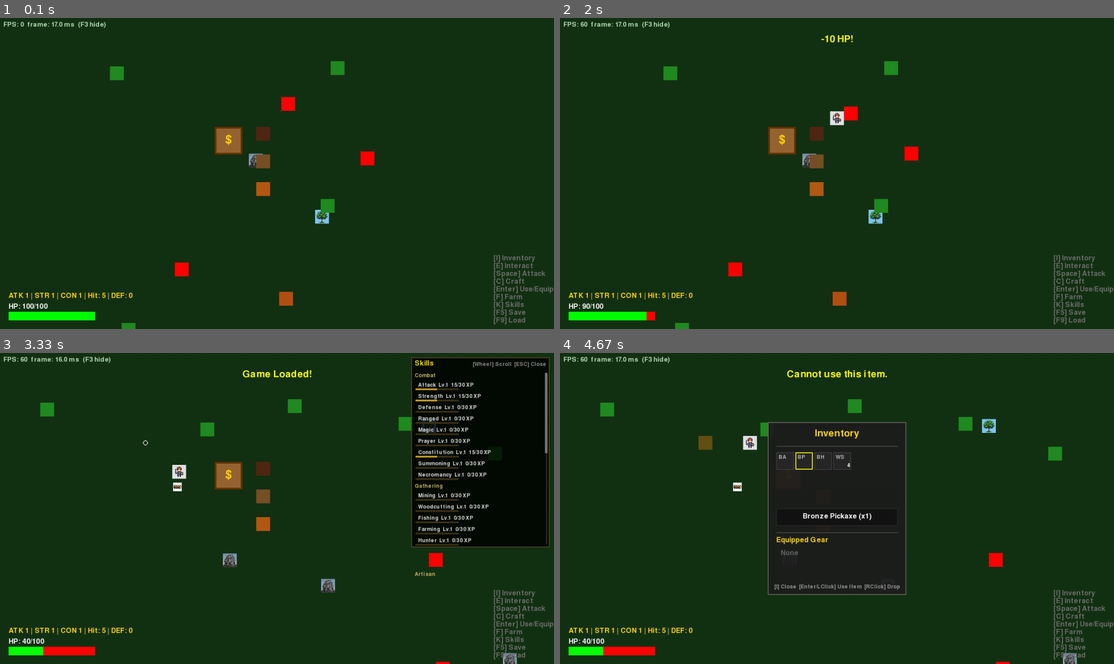
Above: before the commit, frames 1-4 (two rows, left to right).
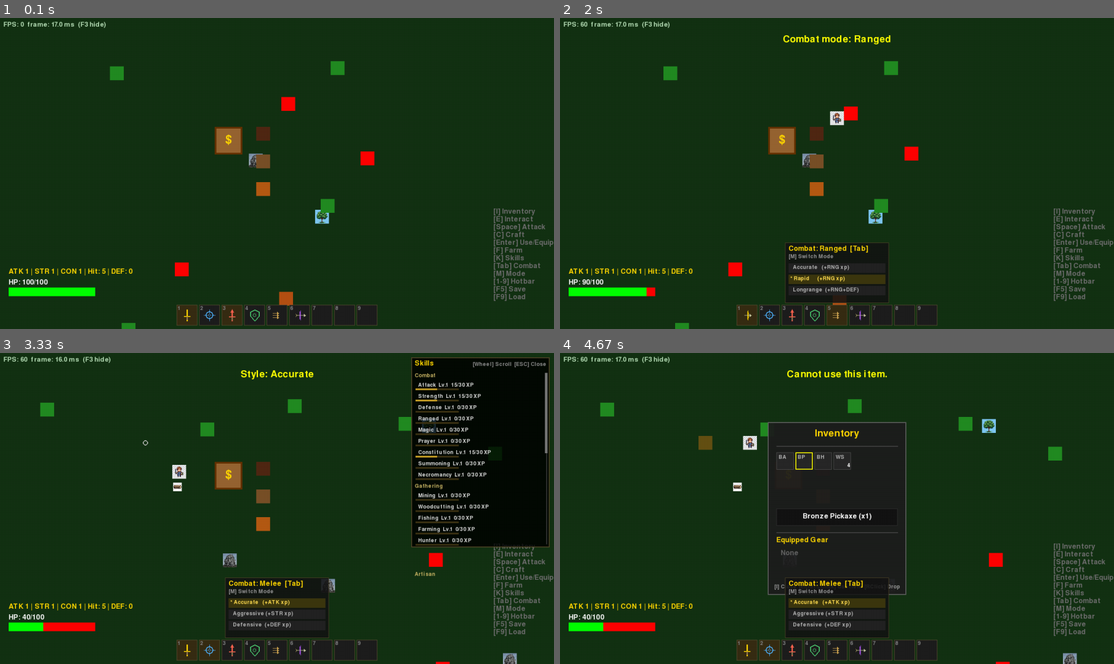
Above: after the commit, the same moments.

Repository: jacobziemba-dev/my-pygame-rpg
Game: pygame game, started from main.py
The game is run twice, just before and just after one commit, with the same random seed, the same clock (stepped at 60 frames per second) and the same inputs.
Inputs (mouse positions are in pixels of both pictures, inside the frame that each line leads up to):
- Up to frame 1 (0.1 s): no input
- Up to frame 2 (2 s): hold Right 0.33-0.8 s; move the mouse to (814, 185) at 0.37 s; hold Up 0.83-1.13 s; move the mouse to (837, 195) at 0.87 s; tap 2 at 0.98 s; hold 7 1.17-1.63 s; hold Right 1.17-1.63 s; move the mouse to (892, 241) at 1.2 s; tap 3 at 1.32 s; hold Tab from 1.67 s (still down); hold Right from 1.67 s (still down); move the mouse to (665, 245) at 1.7 s; tap 1 at 1.82 s
- Up to frame 3 (3.33 s): release Tab at 2.13 s; release Right at 2.13 s; hold F9 2.17-2.63 s; hold Right 2.17-2.63 s; move the mouse to (343, 536) at 2.2 s; tap 2 at 2.32 s; click (144, 446) at 2.72 s; tap K at 3 s
- Up to frame 4 (4.67 s): tap Enter at 3.33, 4.5 s; tap F at 3.67 s; hold I 4-4.47 s; hold Right 4-4.47 s; click (759, 443) at 4.08 s; tap 1 at 4.15 s

The runs differ from the first frame. In frame 1, 3.3% of the frame differs, in the area x 1-100%, y 61-100%; in frame 2, 6.2%, in the area x 1-100%, y 5-100%; in frame 3, 6.0%; in frame 4, 5.4%.

Commit message:
feat: implement combat system enhancements with hotbar and style mechanics
- Introduced a hotbar system with 9 slots for quick access to combat styles and items, activated via number keys.
- Added combat mode toggling between melee and ranged, with corresponding style selections for each mode.
- Enhanced experience point (XP) routing based on combat styles, allowing for differentiated XP gains during combat.
- Updated player and game manager logic to support new combat mechanics, including style-specific XP feedback and combat mode switching.

These changes significantly enrich the combat experience, providing players with more strategic options and immediate access to their preferred combat styles.

Diff:
--- a/src/core/game_manager.py
+++ b/src/core/game_manager.py
@@ -345,6 +345,11 @@
                     self.ui.show_message(f"Started processing {output_item}...")
 
     def _handle_main_input(self, event):
+        # Hotbar slots 1–9
+        if event.key in (pygame.K_1, pygame.K_2, pygame.K_3, pygame.K_4,
+                         pygame.K_5, pygame.K_6, pygame.K_7, pygame.K_8, pygame.K_9):
+            self._activate_hotbar_slot(event.key - pygame.K_1)
+            return
         if event.key == pygame.K_e:
             self._interact()
         elif event.key == pygame.K_f:
@@ -375,6 +380,12 @@
                     self.ui.show_message(msg)
                     return
             self.ui.show_message("No usable item in inventory.")
+        elif event.key == pygame.K_TAB:
+            self.ui.show_combat_tab = not self.ui.show_combat_tab
+        elif event.key == pygame.K_m:
+            new_mode = "ranged" if self.player.combat_mode == "melee" else "melee"
+            self.player.set_combat_mode(new_mode)
+            self.ui.show_message(f"Combat mode: {new_mode.capitalize()}")
         elif event.key == pygame.K_F5:
             SaveManager.save_game(self.player, self.resources, self.enemies)
             self.ui.show_message("Game Saved!")
@@ -383,6 +394,23 @@
                 self.ui.show_message("Game Loaded!")
             else:
                 self.ui.show_message("No Save Found.")
+
+    def _activate_hotbar_slot(self, index):
+        """Activate hotbar slot at 0-based index."""
+        slots = self.ui.hotbar_slots
+        if index >= len(slots) or slots[index] is None:
+            return
+        action = slots[index]
+        if action == "toggle_combat":
+            new_mode = "ranged" if self.player.combat_mode == "melee" else "melee"
+            self.player.set_combat_mode(new_mode)
+            self.ui.show_message(f"Combat mode: {new_mode.capitalize()}")
+        elif action in ("accurate", "aggressive", "defensive", "rapid", "longrange"):
+            self.player.set_combat_style(action)
+            self.ui.show_message(f"Style: {action.capitalize()}")
+        else:
+            success, msg = self.player.use_item(action)
+            self.ui.show_message(msg)
 
     def _interact(self):
         # Check for bank
@@ -453,20 +481,23 @@
             self.ui.show_message("Need a hoe.")
 
     def _on_enemy_defeated_xp(self):
-        """+20 Attack, +20 Strength, +20 Constitution per kill."""
+        """+20 Constitution always; +20 to combat style's primary/secondary skill per kill."""
         notes = []
-        for sid in ("attack", "strength", "constitution"):
-            if not self.player.skills.gain_xp(sid, 20):
-                continue
-            if sid == "attack":
-                notes.append("Attack level up!")
-            elif sid == "strength":
+        # Constitution always
+        if self.player.skills.gain_xp("constitution", 20):
+            self.player.max_hp += 10
+            self.player.hp = min(self.player.hp + 10, self.player.max_hp)
+            notes.append("Constitution level up! +10 HP")
+        # Style-routed kill bonus
+        primary, secondary = self.player.get_xp_skill_for_hit()
+        if self.player.skills.gain_xp(primary, 20):
+            if primary == "strength":
                 self.player.base_attack += 2
                 notes.append("Strength level up! +2 ATK")
-            elif sid == "constitution":
-                self.player.max_hp += 10
-                self.player.hp = min(self.player.hp + 10, self.player.max_hp)
-                notes.append("Constitution level up! +10 HP")
+            else:
+                notes.append(f"{primary.capitalize()} level up!")
+        if secondary and self.player.skills.gain_xp(secondary, 10):
+            notes.append(f"{secondary.capitalize()} level up!")
         if notes:
             self.ui.show_message("Enemy defeated! " + " ".join(notes))
         else:
@@ -479,7 +510,10 @@
         for enemy in self.enemies[:]:
             if attack_rect.colliderect(enemy.rect):
                 enemy.hp -= dmg
-                self.player.skills.gain_xp("strength", 5)
+                primary, secondary = self.player.get_xp_skill_for_hit()
+                self.player.skills.gain_xp(primary, 5)
+                if secondary:
+                    self.player.skills.gain_xp(secondary, 2)
                 self.ui.add_hit_splat(dmg, enemy.rect.centerx, enemy.rect.top, self.camera)
                 self.ui.show_message(f"Hit enemy for {dmg}!")
                 if enemy.hp <= 0:
@@ -521,7 +555,7 @@
                     if enemy not in self.enemies:
                         self.player.current_action = None
                         self.player.action_target = None
-                    elif self.player.has_bow():
+                    elif self.player.combat_mode == "ranged":
                         import math
                         dx = enemy.rect.centerx - self.player.rect.centerx
                         dy = enemy.rect.centery - self.player.rect.centery
@@ -546,7 +580,10 @@
                         if attack_rect.colliderect(enemy.rect):
                             dmg = self.player.get_attack()
                             enemy.hp -= dmg
-                            self.player.skills.gain_xp("strength", 5)
+                            primary, secondary = self.player.get_xp_skill_for_hit()
+                            self.player.skills.gain_xp(primary, 5)
+                            if secondary:
+                                self.player.skills.gain_xp(secondary, 2)
                             self.ui.add_hit_splat(dmg, enemy.rect.centerx, enemy.rect.top, self.camera)
                             self.ui.show_message(f"Hit enemy for {dmg}!")
                             if enemy.hp <= 0:
@@ -576,12 +613,15 @@
                 if proj.hit:
                     if proj.target in self.enemies:
                         proj.target.hp -= proj.damage
-                        leveled_up = self.player.skills.gain_xp("ranged", 4)
+                        primary, secondary = self.player.get_xp_skill_for_hit()
+                        leveled_up = self.player.skills.gain_xp(primary, 4)
+                        if secondary:
+                            self.player.skills.gain_xp(secondary, 2)
                         self.ui.add_hit_splat(proj.damage, proj.target.rect.centerx, proj.target.rect.top, self.camera)
                         self.ui.show_message(f"Ranged hit for {proj.damage}!")
                         if leveled_up:
-                            lvl = self.player.skills.ranged.level
-                            self.ui.show_message(f"Ranged level up! Now level {lvl}")
+                            lvl = getattr(self.player.skills, primary).level
+                            self.ui.show_message(f"{primary.capitalize()} level up! Now level {lvl}")
                         if proj.target.hp <= 0:
                             self.enemies.remove(proj.target)
                             self.resources.append(ResourceItem(proj.target.rect.x, proj.target.rect.y, "wood"))
--- a/src/entities/player.py
+++ b/src/entities/player.py
@@ -22,6 +22,8 @@
         self.base_attack = 5
         self.base_defense = 0
         self.equipped_items = []
+        self.combat_mode  = "melee"       # "melee" | "ranged"
+        self.combat_style = "aggressive"  # melee: accurate/aggressive/defensive | ranged: accurate/rapid/longrange
 
         self.current_action = None
         self.action_target = None
@@ -283,6 +285,34 @@
     def has_bow(self):
         return "shortbow" in self.equipped_items
 
+    def set_combat_mode(self, mode):
+        if mode == "melee":
+            self.combat_mode, self.combat_style = "melee", "aggressive"
+        elif mode == "ranged":
+            self.combat_mode, self.combat_style = "ranged", "rapid"
+
+    def set_combat_style(self, style):
+        melee_styles  = {"accurate", "aggressive", "defensive"}
+        ranged_styles = {"accurate", "rapid", "longrange"}
+        valid = melee_styles if self.combat_mode == "melee" else ranged_styles
+        if style in valid:
+            self.combat_style = style
+
+    def get_xp_skill_for_hit(self):
+        """Returns (primary_skill, secondary_skill_or_None) based on current mode+style."""
+        if self.combat_mode == "melee":
+            return {
+                "accurate":   ("attack",   None),
+                "aggressive": ("strength", None),
+                "defensive":  ("defense",  None),
+            }.get(self.combat_style, ("strength", None))
+        else:
+            return {
+                "accurate":  ("ranged", None),
+                "rapid":     ("ranged", None),
+                "longrange": ("ranged", "defense"),
+            }.get(self.combat_style, ("ranged", None))
+
     def use_item(self, item_name):
         if self.inventory.items.get(item_name, 0) > 0:
             if item_name == "bread":
--- a/src/systems/save_manager.py
+++ b/src/systems/save_manager.py
@@ -21,6 +21,8 @@
                 "base_attack": getattr(player, 'base_attack', 5),
                 "base_defense": getattr(player, 'base_defense', 0),
                 "equipped_items": getattr(player, 'equipped_items', []),
+                "combat_mode":   getattr(player, 'combat_mode',  "melee"),
+                "combat_style":  getattr(player, 'combat_style', "aggressive"),
                 "inventory": player.inventory.items,
                 "bank_inventory": player.bank_inventory.items,
                 "skills": player.skills.to_dict()
@@ -65,6 +67,9 @@
                 } for s in gm.stations
             ]
 
+        if gm and hasattr(gm, 'ui'):
+            data["hotbar"] = gm.ui.hotbar_slots
+
         with open(SAVE_FILE, "w") as f:
             json.dump(data, f)
 
@@ -85,6 +90,8 @@
         player.base_attack = p_data.get("base_attack", 5)
         player.base_defense = p_data.get("base_defense", 0)
         player.equipped_items = p_data.get("equipped_items", [])
+        player.combat_mode    = p_data.get("combat_mode",   "melee")
+        player.combat_style   = p_data.get("combat_style",  "aggressive")
         player.inventory.items = p_data.get("inventory", {})
         player.bank_inventory.items = p_data.get("bank_inventory", {})
         player.skills = SkillManager.from_dict(p_data.get("skills", {}))
@@ -141,4 +148,8 @@
                         s.items_to_process = s_data.get("items_to_process", 0)
                         s.processed_items = s_data.get("processed_items", 0)
 
+            if "hotbar" in data and hasattr(gm, 'ui'):
+                loaded = data["hotbar"]
+                gm.ui.hotbar_slots = (loaded + [None] * 9)[:9]
+
         return True
--- a/src/ui/ui.py
+++ b/src/ui/ui.py
@@ -33,6 +33,18 @@
         self.hit_splats = []
         self._splat_duration = 800
 
+        # Hotbar — 9 slots: None | item_name | style_name | "toggle_combat"
+        self.hotbar_slots = [
+            "toggle_combat",  # 1
+            "accurate",       # 2
+            "aggressive",     # 3
+            "defensive",      # 4
+            "rapid",          # 5
+            "longrange",      # 6
+            None, None, None, # 7-9 (assignable)
+        ]
+        self.show_combat_tab = False
+
     def _load_item_sprites(self):
         # We'll try to load sprites for any item that might exist in inventory
         item_types = ["wood", "stone", "sword", "iron_ore", "iron_bar", "iron_sword",
@@ -86,7 +98,7 @@
         # Draw Player HP Bar
         hp_bar_width = 200
         hp_bar_height = 20
-        hp_y = surface.get_height() - hp_bar_height - 20
+        hp_y = surface.get_height() - hp_bar_height - 76  # shifted up for hotbar
         hp_x = 20
         fill = (self.player.hp / self.player.max_hp) * hp_bar_width
 
@@ -109,9 +121,12 @@
         surface.blit(hp_text, (hp_x, hp_y - 20))
 
         # Draw control hints (bottom-right)
-        hints = ["[I] Inventory", "[E] Interact", "[Space] Attack", "[C] Craft", "[Enter] Use/Equip", "[F] Farm", "[K] Skills", "[F5] Save", "[F9] Load"]
+        hints = ["[I] Inventory", "[E] Interact", "[Space] Attack", "[C] Craft",
+                 "[Enter] Use/Equip", "[F] Farm", "[K] Skills",
+                 "[Tab] Combat", "[M] Mode", "[1-9] Hotbar",
+                 "[F5] Save", "[F9] Load"]
         hint_x = surface.get_width() - 140
-        hint_y = surface.get_height() - len(hints) * 18 - 10
+        hint_y = surface.get_height() - len(hints) * 18 - 64  # above hotbar
         for i, hint in enumerate(hints):
             hint_surf = self.font.render(hint, True, (110, 110, 110))
             surface.blit(hint_surf, (hint_x, hint_y + i * 18))
@@ -138,6 +153,10 @@
             self._draw_bank_inventory(surface)
         if self.active_station:
             self._draw_station_menu(surface)
+
+        self._draw_hotbar(surface)
+        if self.show_combat_tab:
+            self._draw_combat_tab(surface)
 
         # Draw Message
         if self.message:
@@ -568,3 +587,174 @@
                     label = item[:2].upper()
                 text = self.small_font.render(label, True, (218, 165, 32))
                 surface.blit(text, (x + 5, y + 5))
+
+    def _draw_hotbar_icon(self, surface, slot_val, cx, cy, color):
+        """Draw a small icon for a hotbar slot centered at (cx, cy)."""
+        if slot_val == "toggle_combat":
+            # Sword (melee) or bow (ranged) depending on current mode
+            if self.player.combat_mode == "ranged":
+                # Bow: arc left side + bowstring
+                pygame.draw.arc(surface, color,
+                                (cx - 10, cy - 12, 14, 24), -1.2, 1.2, 2)
+                pygame.draw.line(surface, color, (cx + 2, cy - 11), (cx + 2, cy + 11), 1)
+                # Arrow nocked
+                pygame.draw.line(surface, (200, 200, 160), (cx - 6, cy), (cx + 10, cy), 1)
+                pygame.draw.polygon(surface, (200, 200, 160),
+                                    [(cx + 10, cy), (cx + 6, cy - 3), (cx + 6, cy + 3)])
+            else:
+                # Sword: blade + crossguard + grip
+                pygame.draw.line(surface, color, (cx, cy + 13), (cx, cy - 13), 3)  # blade
+                pygame.draw.line(surface, color, (cx - 7, cy + 2), (cx + 7, cy + 2), 2)  # guard
+                pygame.draw.line(surface, (150, 120, 80), (cx, cy + 3), (cx, cy + 10), 3)  # grip
+
+        elif slot_val == "accurate":
+            # Crosshair / target
+            pygame.draw.circle(surface, color, (cx, cy), 9, 2)
+            pygame.draw.circle(surface, color, (cx, cy), 3, 1)
+            pygame.draw.line(surface, color, (cx - 13, cy), (cx - 5, cy), 1)
+            pygame.draw.line(surface, color, (cx + 5, cy), (cx + 13, cy), 1)
+            pygame.draw.line(surface, color, (cx, cy - 13), (cx, cy - 5), 1)
+            pygame.draw.line(surface, color, (cx, cy + 5), (cx, cy + 13), 1)
+
+        elif slot_val == "aggressive":
+            # Upward sword thrust (power strike feel)
+            pygame.draw.line(surface, color, (cx, cy + 13), (cx, cy - 10), 3)   # blade
+            pygame.draw.polygon(surface, color,
+                                [(cx, cy - 14), (cx - 4, cy - 7), (cx + 4, cy - 7)])  # tip
+            pygame.draw.line(surface, color, (cx - 7, cy + 3), (cx + 7, cy + 3), 2)  # guard
+            pygame.draw.line(surface, (150, 120, 80), (cx, cy + 4), (cx, cy + 11), 3)  # grip
+
+        elif slot_val == "defensive":
+            # Shield shape
+            pts = [
+                (cx,      cy - 13),
+                (cx + 10, cy - 8),
+                (cx + 10, cy + 2),
+                (cx,      cy + 13),
+                (cx - 10, cy + 2),
+                (cx - 10, cy - 8),
+            ]
+            pygame.draw.polygon(surface, color, pts, 2)
+            # Boss (center circle)
+            pygame.draw.circle(surface, color, (cx, cy), 4, 1)
+
+        elif slot_val == "rapid":
+            # Three arrows pointing right (fast volleys)
+            for dy in (-5, 0, 5):
+                sx, sy = cx - 10, cy + dy
+                pygame.draw.line(surface, color, (sx, sy), (sx + 14, sy), 1)
+                pygame.draw.polygon(surface, color,
+                                    [(sx + 14, sy), (sx + 10, sy - 3), (sx + 10, sy + 3)])
+
+        elif slot_val == "longrange":
+            # Bow with long arrow
+            pygame.draw.arc(surface, color,
+                            (cx - 11, cy - 12, 14, 24), -1.2, 1.2, 2)
+            pygame.draw.line(surface, color, (cx + 2, cy - 11), (cx + 2, cy + 11), 1)
+            # Long arrow
+            pygame.draw.line(surface, (200, 200, 160), (cx - 8, cy), (cx + 14, cy), 1)
+            pygame.draw.polygon(surface, (200, 200, 160),
+                                [(cx + 14, cy), (cx + 10, cy - 3), (cx + 10, cy + 3)])
+            # Fletching
+            pygame.draw.line(surface, (200, 180, 100), (cx - 6, cy), (cx - 9, cy - 3), 1)
+            pygame.draw.line(surface, (200, 180, 100), (cx - 6, cy), (cx - 9, cy + 3), 1)
+
+    def _draw_hotbar(self, surface):
+        SLOT = 48
+        PAD  = 4
+        N    = 9
+        total_w = N * SLOT + (N - 1) * PAD
+        hx = (surface.get_width()  - total_w) // 2
+        hy = surface.get_height() - SLOT - 8
+
+        STYLE_COLORS = {
+            "accurate":      (80,  180, 255),
+            "aggressive":    (255, 100,  80),
+            "defensive":     (80,  220, 120),
+            "rapid":         (200, 160,  80),
+            "longrange":     (160,  80, 220),
+            "toggle_combat": (255, 215,   0),
+        }
+
+        for i in range(N):
+            x = hx + i * (SLOT + PAD)
+            slot_val = self.hotbar_slots[i]
+
+            # Highlight currently-active style slot
+            is_active = (slot_val == self.player.combat_style or slot_val == "toggle_combat")
+            bg_color  = (55, 45, 20) if is_active else (30, 30, 30)
+            pygame.draw.rect(surface, bg_color,    (x, hy, SLOT, SLOT))
+            pygame.draw.rect(surface, (90, 80, 50), (x, hy, SLOT, SLOT), 1)
+
+            # Slot number top-left
+            num_surf = self.small_font.render(str(i + 1), True, (130, 130, 130))
+            surface.blit(num_surf, (x + 2, hy + 2))
+
+            if slot_val is None:
+                continue
+
+            cx = x + SLOT // 2
+            cy = hy + SLOT // 2
+
+            if slot_val in STYLE_COLORS:
+                color = STYLE_COLORS[slot_val]
+                self._draw_hotbar_icon(surface, slot_val, cx, cy, color)
+            else:
+                # Item slot — sprite or abbreviation fallback
+                if slot_val in self.item_images:
+                    img_scaled = pygame.transform.scale(self.item_images[slot_val], (32, 32))
+                    surface.blit(img_scaled, (x + 8, hy + 8))
+                    count = self.player.inventory.items.get(slot_val, 0)
+                    if count > 0:
+                        c_surf = self.small_font.render(str(count), True, (255, 255, 255))
+                        surface.blit(c_surf, (x + SLOT - c_surf.get_width() - 2,
+                                              hy + SLOT - c_surf.get_height() - 2))
+                else:
+                    parts = slot_val.split("_")
+                    label = (parts[0][0] + parts[1][0]).upper() if len(parts) > 1 else slot_val[:2].upper()
+                    text_surf = self.font.render(label, True, (200, 200, 200))
+                    surface.blit(text_surf, (cx - text_surf.get_width() // 2,
+                                             cy - text_surf.get_height() // 2))
+
+    def _draw_combat_tab(self, surface):
+        """RS-style combat style selector panel shown above the hotbar."""
+        SLOT = 48
+        N    = 9
+        PAD  = 4
+        total_w = N * SLOT + (N - 1) * PAD
+        panel_w = 240
+        panel_h = 140
+        panel_x = (surface.get_width() - panel_w) // 2
+        panel_y = surface.get_height() - SLOT - 8 - panel_h - 4
+
+        panel = pygame.Surface((panel_w, panel_h), pygame.SRCALPHA)
+        panel.fill((20, 20, 20, 220))
+        surface.blit(panel, (panel_x, panel_y))
+        pygame.draw.rect(surface, (80, 70, 40), (panel_x, panel_y, panel_w, panel_h), 1)
+
+        mode = self.player.combat_mode
+        title = self.font.render(f"Combat: {mode.capitalize()}  [Tab]", True, (255, 215, 0))
+        surface.blit(title, (panel_x + 8, panel_y + 6))
+
+        toggle_surf = self.small_font.render("[M] Switch Mode", True, (150, 150, 150))
+        surface.blit(toggle_surf, (panel_x + 8, panel_y + 26))
+
+        melee_styles  = [("accurate",   "Accurate   (+ATK xp)"),
+                         ("aggressive", "Aggressive (+STR xp)"),
+                         ("defensive",  "Defensive  (+DEF xp)")]
+        ranged_styles = [("accurate",   "Accurate   (+RNG xp)"),
+                         ("rapid",      "Rapid      (+RNG xp)"),
+                         ("longrange",  "Longrange  (+RNG+DEF)")]
+
+        styles  = melee_styles if mode == "melee" else ranged_styles
+        current = self.player.combat_style
+
+        for i, (sid, label) in enumerate(styles):
+            btn_y     = panel_y + 48 + i * 26
+            is_active = (sid == current)
+            bg        = (60, 55, 15) if is_active else (35, 35, 35)
+            pygame.draw.rect(surface, bg, (panel_x + 8, btn_y, panel_w - 16, 22))
+            color     = (255, 220, 80) if is_active else (180, 180, 180)
+            prefix    = "* " if is_active else "  "
+            btn_surf  = self.small_font.render(prefix + label, True, color)
+            surface.blit(btn_surf, (panel_x + 12, btn_y + 3))
Not shown, changed: CLAUDE.md
